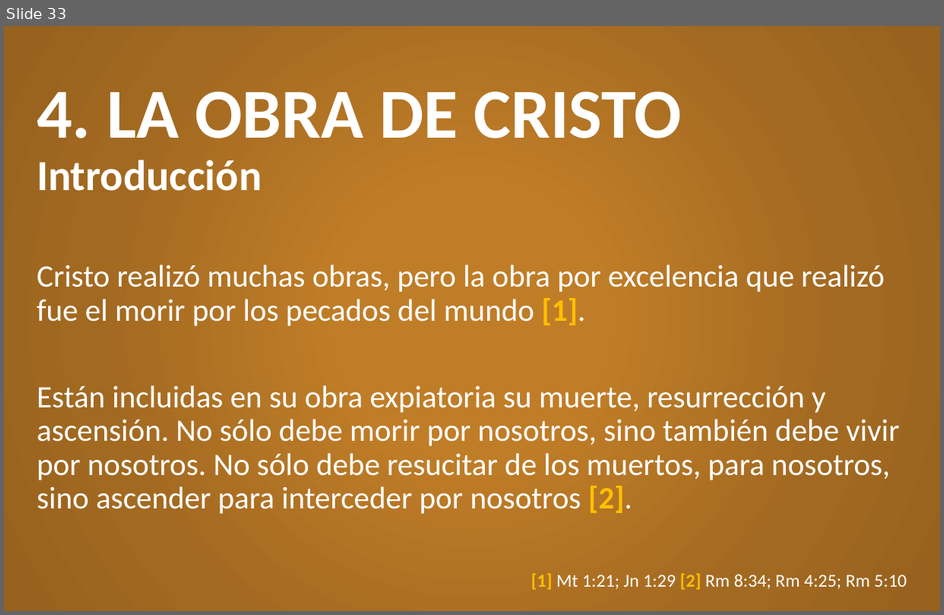
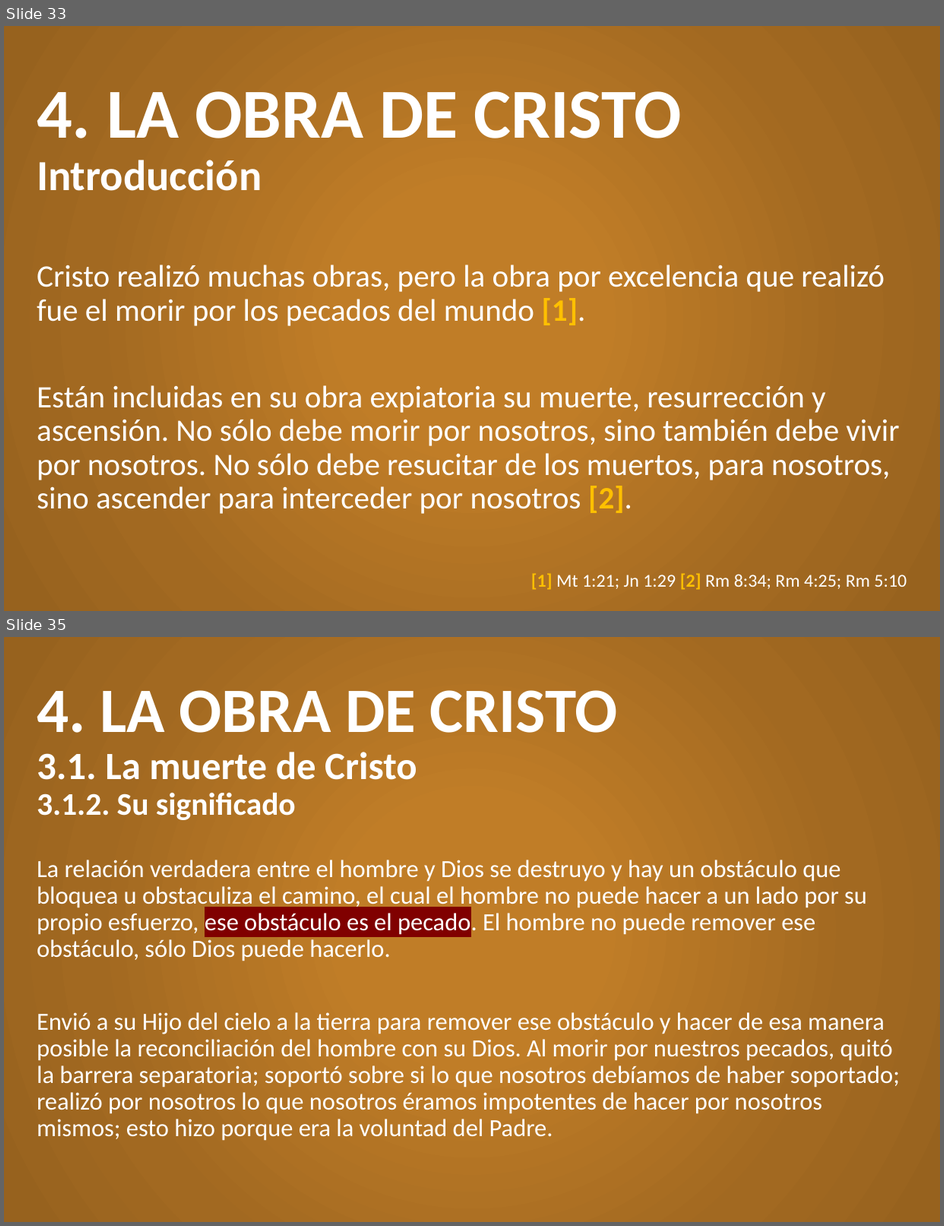
Before and after one commit to CreyTuning/documents, a slide deck: slideshow/Teologia Sistematica y Biblica - Myer Pearlman/Clases/8. Jesucristo.pptx. Shown one above the other, each under a label of ours: slide 33 before the commit, slides 33 and 35 after it; the slides between them are not shown. The pictures are 944x615 and 944x1226 pixels, drawn with LibreOffice and Linux fonts; fonts in the diff are those of the drawing. Boxes give left, top, right and bottom in pixels: in the first picture for what was removed or moved away, otherwise in the second. Text is boxed around its words. In the diff, an @@ line names an element or a change of style, - is before the commit and + after.

```diff
--- a/slideshow/Teologia Sistematica y Biblica - Myer Pearlman/Clases/8. Jesucristo.pptx
+++ b/slideshow/Teologia Sistematica y Biblica - Myer Pearlman/Clases/8. Jesucristo.pptx
@@ slide 35 added at (4, 637, 940, 1222), background gradient #C07D27 to #A26921 to #97621E @@
@@ title added at (37, 690, 618, 820), 29.7 pt, text #FFFFFF, bold @@
+4. LA OBRA DE CRISTO
+3.1. La muerte de Cristo
+3.1.2. Su significado
@@ text added at (37, 860, 900, 1141), 19 pt, text #FFFFFF @@
+La relación verdadera entre el hombre y Dios se destruyo y hay un obstáculo que bloquea u obstaculiza el camino, el cual el hombre no puede hacer a un lado por su propio esfuerzo, ese obstáculo es el pecado. El hombre no puede remover ese obstáculo, sólo Dios puede hacerlo.
+Envió a su Hijo del cielo a la tierra para remover ese obstáculo y hacer de esa manera posible la reconciliación del hombre con su Dios. Al morir por nuestros pecados, quitó la barrera separatoria; soportó sobre si lo que nosotros debíamos de haber soportado; realizó por nosotros lo que nosotros éramos impotentes de hacer por nosotros mismos; esto hizo porque era la voluntad del Padre.
```
Also in this commit, not shown: 1 slide changed, 7 other slides added, 12 other files.
